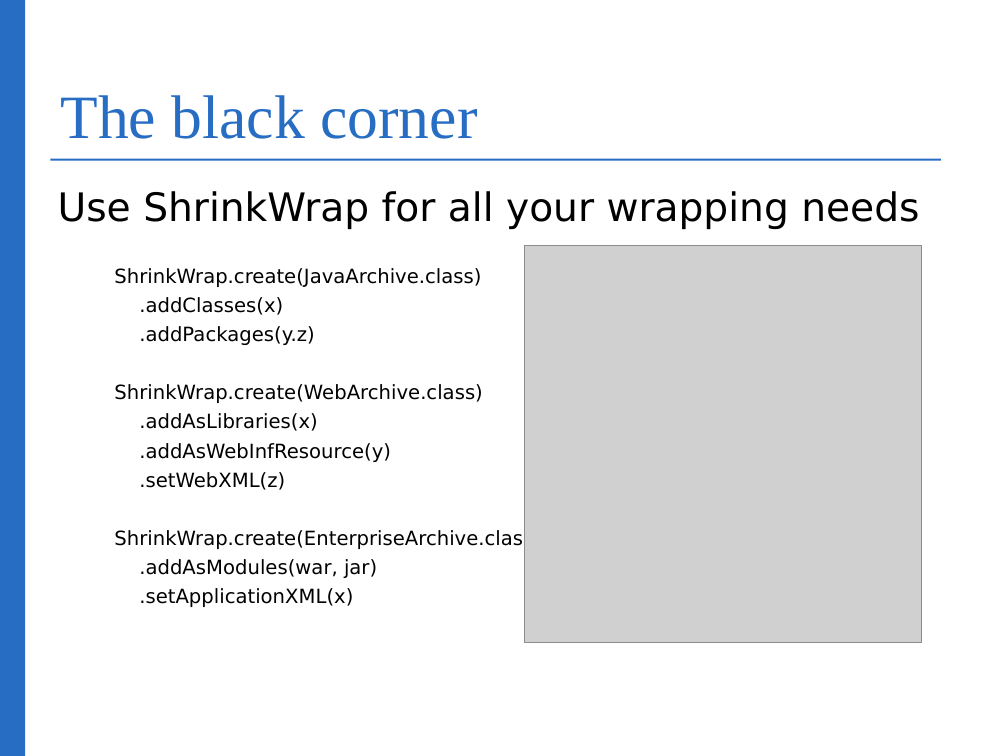
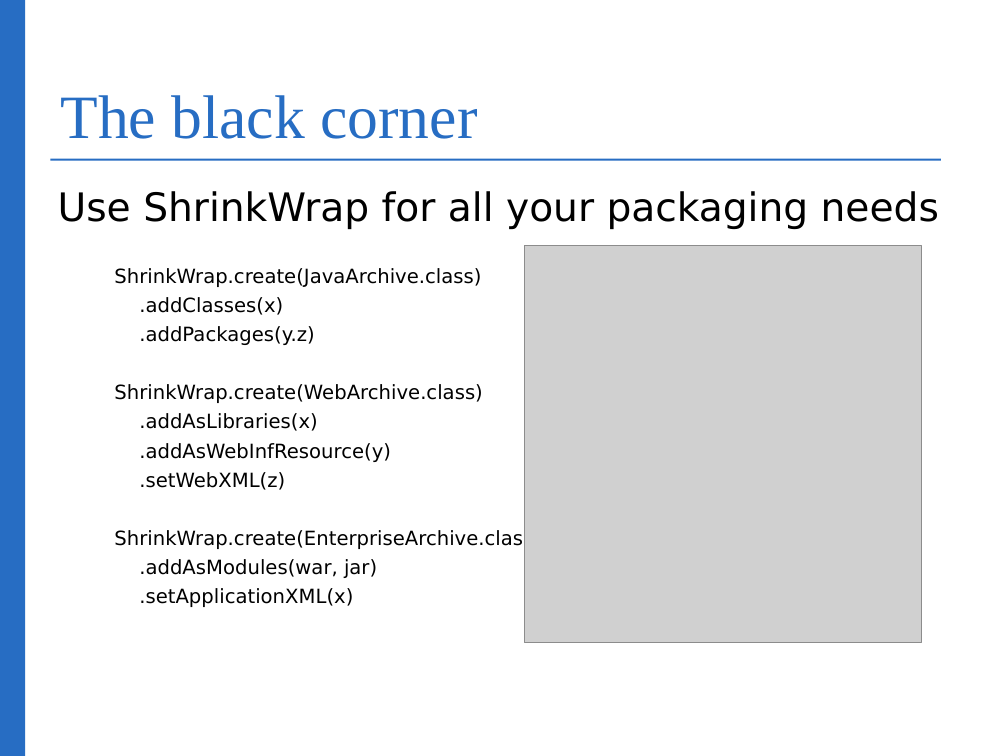
Before and after one commit to bognolo/workspace-arquillian-talk, a slide deck: slide 14 of IntroductionToArquillian.odp (slide 13 before the commit). Drawn at 1008x756 pixels with LibreOffice and Linux fonts; fonts in the diff are those of the drawing; grey boxes stand for pictures; background and template pictures are left out. Boxes give left, top, right and bottom in pixels: in the first picture for what was removed or moved away, otherwise in the second. Text is boxed around its words. In the diff, an @@ line names an element or a change of style, - is before the commit and + after.

```diff
--- a/IntroductionToArquillian.odp
+++ b/IntroductionToArquillian.odp
@@ text at (58, 191, 939, 229): text changed @@
-Use ShrinkWrap for all your wrapping needs
+Use ShrinkWrap for all your packaging needs
```
Also in this commit, not shown: 1 other slide changed, 2 slides added.
